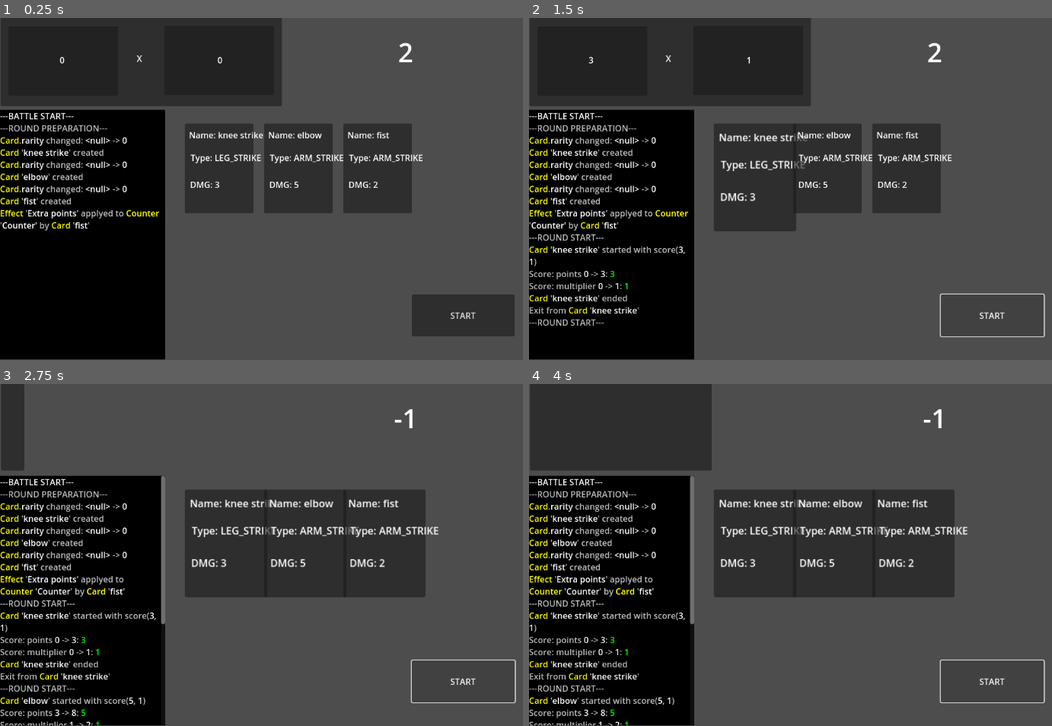
Above: before the commit, frames 1-4 (two rows, left to right).
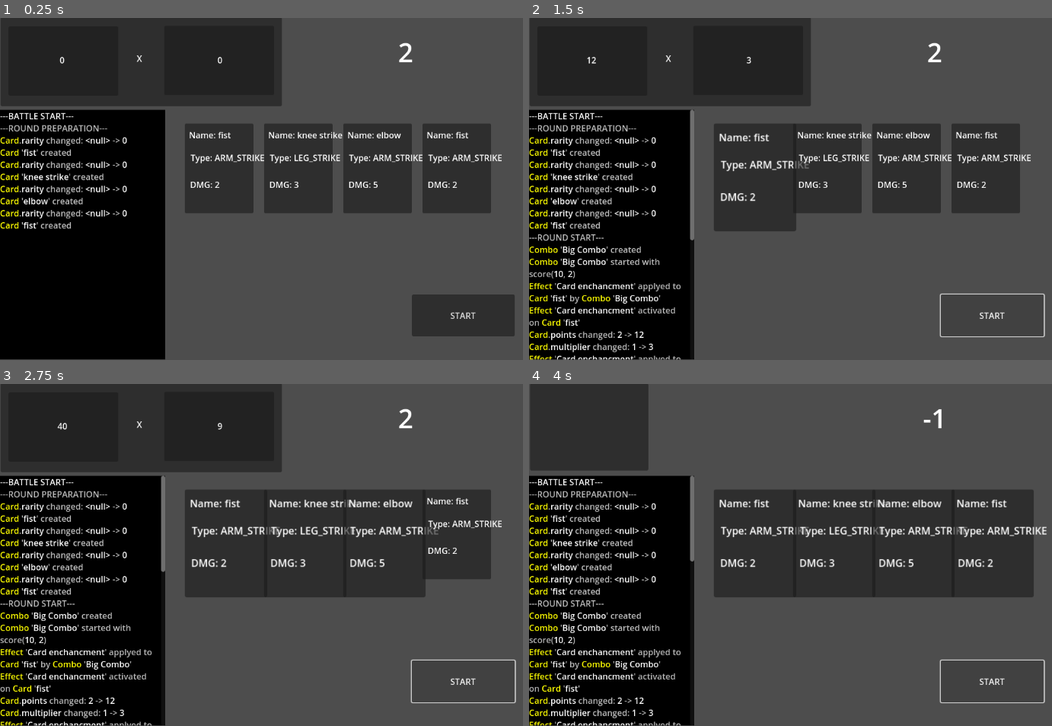
Above: after the commit, the same moments.

Repository: C0ldSt33l/Fighting-Card-Game
Game: Godot game, scene res://test_scene.tscn
Two runs of this game, one before a commit and one after it. Both use one fixed random seed, a clock stepped at 60 frames per second and the inputs below.
Inputs:
- Up to frame 1 (0.25 s): no input
- Up to frame 2 (1.5 s): click "START" at 0.5 s; click "START" at 1.25 s
- Up to frame 3 (2.75 s): click "START" at 2 s
- Up to frame 4 (4 s): no input

The runs differ from the first frame. In frame 1, 5.0% of the frame differs, in the area x 0-96%, y 30-63%; in frame 2, 7.9%; in frame 3, 21%, in the area x 0-96%, y 0-100%; in frame 4, 12%.

Commit message:
implement `Card enchancment` effect

Diff:
--- a/effect/effect.gd
+++ b/effect/effect.gd
@@ -97,9 +97,9 @@
 	if !self.check_target_type() or self in self.target.used_effects: return
 
 	Events.effect_activated.emit(self)
-	var params := [self.target]
-	params.append_array(self.args)
-	self.action.bindv(params).call()
+	var args := [self.target]
+	args.append_array(self.args)
+	self.action.bindv(args).call()
 	self.make_unenabled()
 
 
--- a/global/effects.gd
+++ b/global/effects.gd
@@ -37,10 +37,11 @@
 	'Card enchancment': Effect.new(
 		'Card enchancment',
 		'Enchance card points and multiplier by %i and %i respectively',
-		Effect.ACTIVATION_TIME.CARD_START,
+		Effect.ACTIVATION_TIME.COMBO_START,
 		card_add_points_and_mulitplier,
 		Effect.TYPE.BUFF,
 		Effect.TARGET_TYPE.BATTLE_CARD,
+		[10, 2]
 	),
 }
 
--- a/test_scene.gd
+++ b/test_scene.gd
@@ -41,7 +41,7 @@
 		card_ended = self.on_card_ended,
 		# card_exit = self.on_card_exit,
 
-		# combo_started = self.on_combo_started,
+		combo_started = self.on_combo_started,
 		# combo_ended = self.on_combo_ended,
 		# combo_exit = self.on_combo_exit,
 	})
@@ -53,12 +53,12 @@
 func start_round_preparation() -> void:
 	Events.round_preparation_started.emit()
 	var configs := [
-		# {
-		# 	'card_name': 'fist',
-		# 	'type': Card.BODY_PART.ARM_STRIKE,
-		# 	'points': 2,
-		# 	'multiplier': 1,
-		# },
+		{
+			'card_name': 'fist',
+			'type': Card.BODY_PART.ARM_STRIKE,
+			'points': 2,
+			'multiplier': 1,
+		},
 		{
 			'card_name': 'knee strike',
 			'type': Card.BODY_PART.LEG_STRIKE,
@@ -84,14 +84,15 @@
 		self.spawn_card(config, spawn_pos)
 		spawn_pos.x += 150
 
-	var e := Effects.EFFECTS['Extra points'] as Effect
-	var c := self.cards_on_table[-1]
-	# TODO: where this effect should store (in card or in battle scene)
-	e.bind_to(c)
-	c.add_effect(e)
-	self.apply_effect(e, self.counter)
-
-
+	# var e := Effects.EFFECTS['Extra points'] as Effect
+	# var c := self.cards_on_table[-1]
+	# # TODO: where this effect should store (in card or in battle scene)
+	# e.bind_to(c)
+	# c.add_effect(e)
+	# self.apply_effect(e, self.counter)
+
+
+# TODO: move `check_combos()` in round preparation stage
 func start_round() -> void:
 	Events.round_started.emit()
 	self.round_count -= 1
@@ -248,9 +249,15 @@
 
 
 func on_combo_started(c: Combo) -> void:
-	if c.effect.target_type == Effect.TARGET_TYPE.BATTLE_CARD:
-		c.apply_effect_to_cards()
-	# var effects: Array[Effect] = c.effects.filter(
+	match (c.effect.activation_time):
+		Effect.ACTIVATION_TIME.CARD_START, Effect.ACTIVATION_TIME.CARD_END:
+			print('fuck')
+			c.apply_effect_to_cards()
+		Effect.ACTIVATION_TIME.COMBO_START:
+			print('effect is activated at combo start')
+			for card in c.cards:
+				c.effect.set_target(card)
+				c.effect.activate()
 
 
 func on_combo_ended(c: Combo) -> void:
